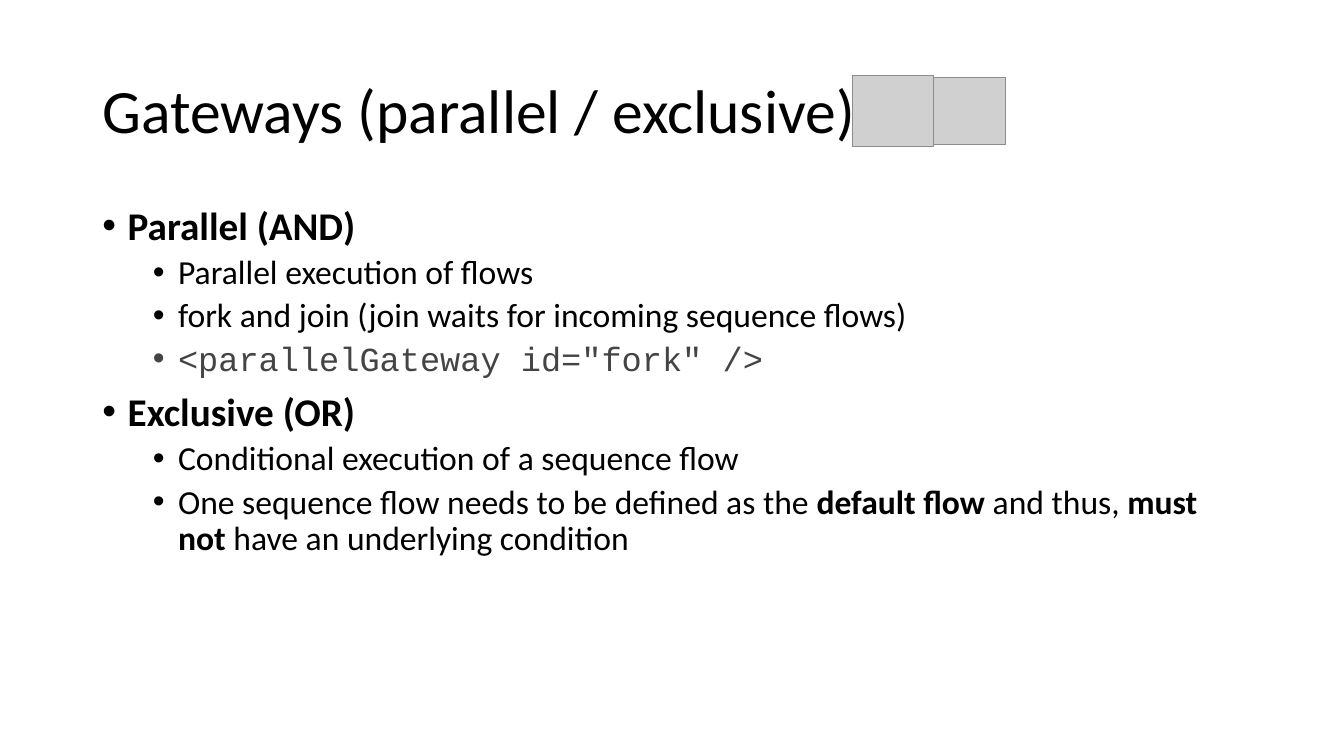
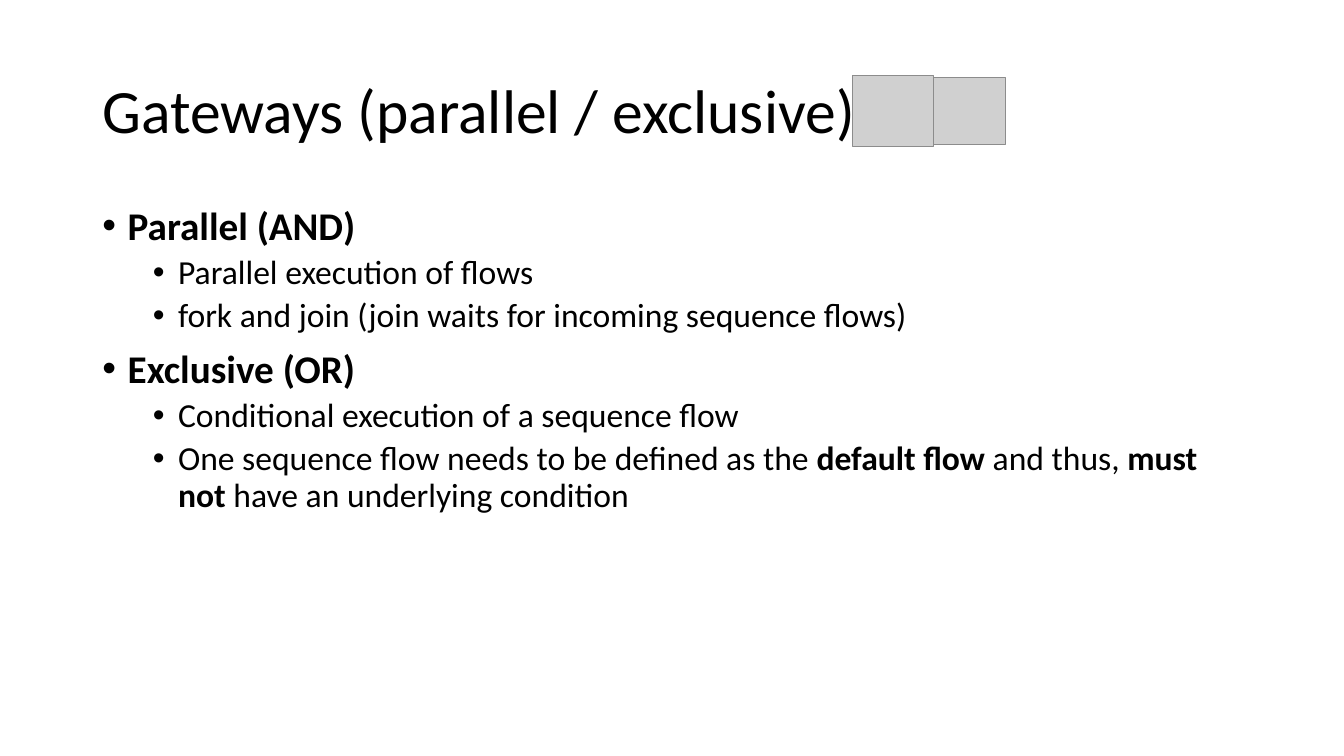
Before and after one commit to nkilchenmann/niks-flowable-demo, a slide deck: slide 11 of flowable-demo/src/main/resources/devsupport/Flowable_Demo.pptx (slide 10 before the commit). Drawn at 1344x756 pixels with LibreOffice and Linux fonts; fonts in the diff are those of the drawing; grey boxes stand for pictures. Boxes give left, top, right and bottom in pixels: in the first picture for what was removed or moved away, otherwise in the second. Text is boxed around its words. In the diff, an @@ line names an element or a change of style, - is before the commit and + after.

```diff
--- a/flowable-demo/src/main/resources/devsupport/Flowable_Demo.pptx
+++ b/flowable-demo/src/main/resources/devsupport/Flowable_Demo.pptx
@@ text at [178,346,703,378]: paragraph removed @@
-  • <parallelGateway id="fork" />
```
Also in this commit, not shown: 8 other slides changed, 2 slides added, 1 slide removed.
